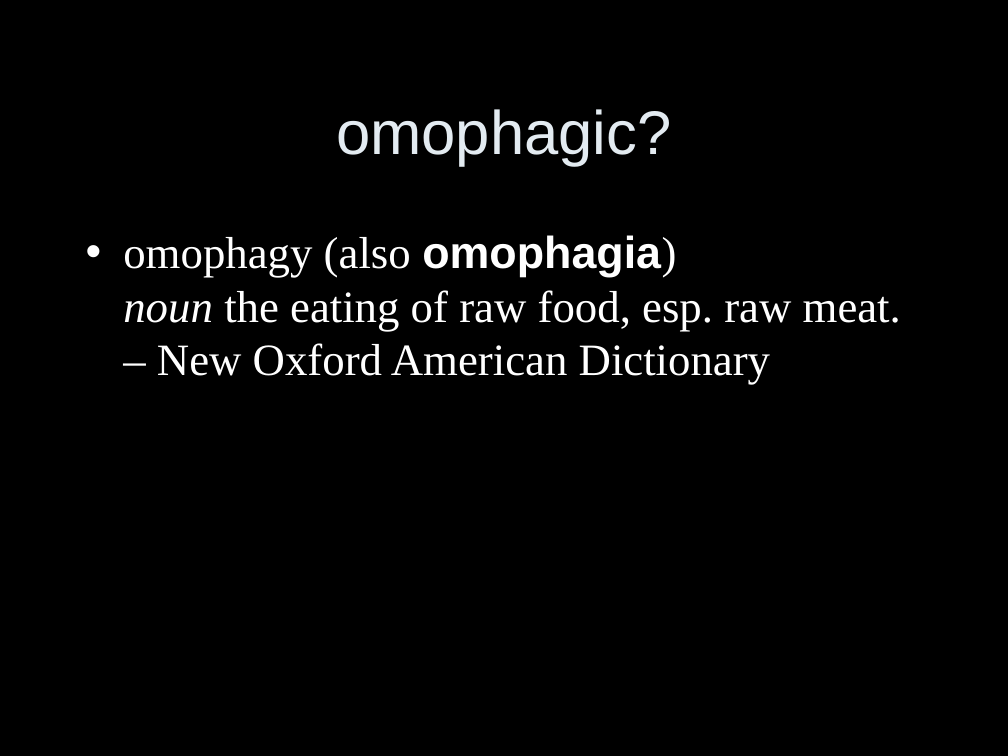
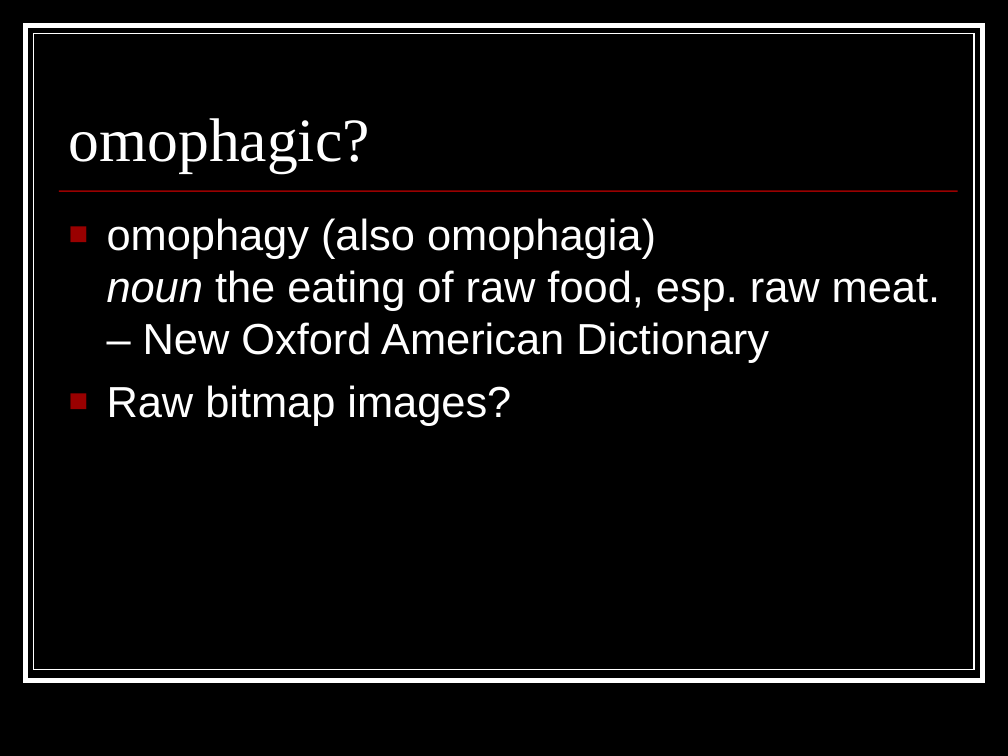
Before and after one commit to coyotebush/OCR, a slide deck: slide 2 of presentation/OCR.ppt. Drawn at 1008x756 pixels with LibreOffice and Linux fonts; fonts in the diff are those of the drawing. Boxes give left, top, right and bottom in pixels: in the first picture for what was removed or moved away, otherwise in the second. Text is boxed around its words. In the diff, an @@ line names an element or a change of style, - is before the commit and + after.

```diff
--- a/presentation/OCR.ppt
+++ b/presentation/OCR.ppt
@@ rectangle added at [25,25,983,680], fill #000000, outline #FFFFFF 3.49 pt @@
@@ rectangle added at [34,34,975,670], fill #000000, outline #FFFFFF 0.74 pt @@
@@ title "omophagic?": place and size @@
-title "omophagic?" at [336,109,671,166]
+title "omophagic?" at [69,118,370,172]
@@ title "omophagic?" at [69,118,370,172]: font Arial to Times New Roman, text colour #E3EBF1 to #FFFFFF; alignment centre to left; line spacing 1 to 0.8; vertical alignment middle to bottom @@
@@ text "omophagy (also omophagia) noun the ...": place and size @@
-text "omophagy (also omophagia) noun the ..." at [123,235,901,385]
+text "omophagy (also omophagia) noun the ..." at [107,218,940,425]
@@ line added from (58, 192) to (958, 192), #990000 0.99 pt @@
@@ text at [107,218,940,362]: size 32 to 31 pt, font Times New Roman to Arial in "omophagy (also omophagia) noun the eating of ..."; bold off in "omophagia)"; bullet • to ■; bullet colour #FFFFFF to #990000 @@
@@ text at [107,385,511,425]: paragraph added @@
+■ Raw bitmap images?
```
Also in this commit, not shown: 6 other slides changed, 1 slide added, 1 slide removed.
